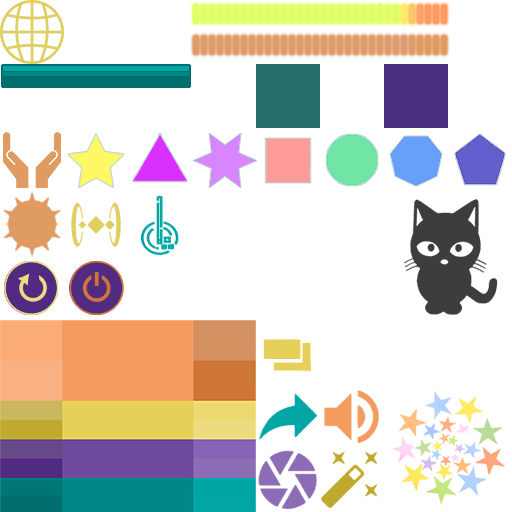
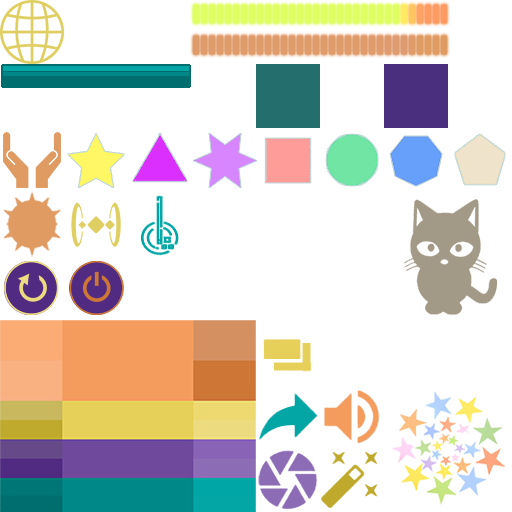
Comparing the layer stacks of the two 512 x 512 images. Changes:
pixels changed over (404, 134, 505, 315) (layer not identified)
